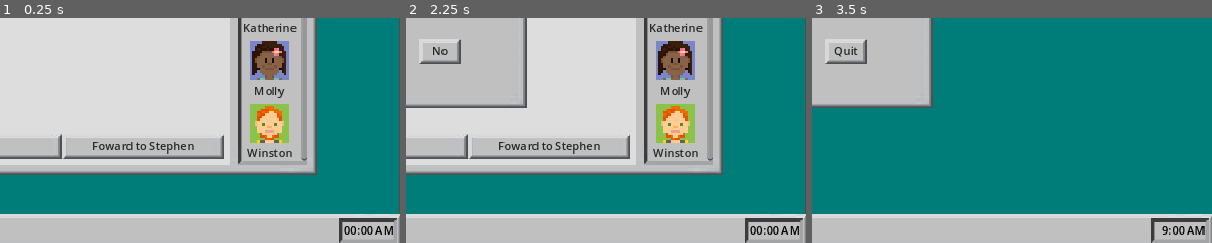
Above: before the commit, frames 1-3 (left to right).
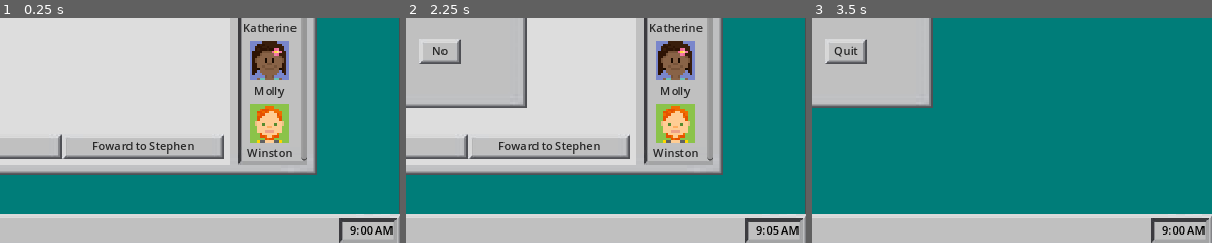
Above: after the commit, the same moments.

Repository: SeanGreeley/2025-Chillennium-Drury
Game: Godot game, scene res://scenes/GameMain.tscn
The game is run twice, just before and just after one commit, with the same random seed, the same clock (stepped at 60 frames per second) and the same inputs. The project has no main scene, so this scene is started directly.
Inputs (mouse positions are % of the whole screen's width and height, from its top left):
- Up to frame 1 (0.25 s): no input
- Up to frame 2 (2.25 s): click "Start" at 0.5 s; click "Start" at 1.25 s; click (88, 15) at 2 s
- Up to frame 3 (3.5 s): click "Yes" at 2.75 s
The pictures show only the part of the screen within x 50-100%, y 49-99%; the shares and areas given below are measured in that part.

The runs differ from the first frame. In frame 1, 0.2% of the frame differs, in the area x 86-99%, y 92-97%; in frame 2, 0.3%; in frame 3, nothing differs.

Commit message:
Clock Working!

Diff:
--- a/scenes/GameMain.tscn
+++ b/scenes/GameMain.tscn
@@ -6,6 +6,7 @@
 [ext_resource type="Texture2D" uid="uid://3yqug2ps3760" path="res://assets/pressed button.jpg" id="3_qwcms"]
 [ext_resource type="Script" path="res://scripts/emailButtons.gd" id="4_6in1u"]
 [ext_resource type="AudioStream" uid="uid://bdgrrhmrp0jvr" path="res://assets/sfx/deleteMail.mp3" id="5_cw3xm"]
+[ext_resource type="Script" path="res://scripts/clock.gd" id="5_peyfb"]
 [ext_resource type="Texture2D" uid="uid://dx4sd3ld6t3ea" path="res://assets/listContainer.jpg" id="5_xfkyb"]
 [ext_resource type="Script" path="res://scripts/warning.gd" id="6_2wsqm"]
 [ext_resource type="AudioStream" uid="uid://klwbm4jvgtpu" path="res://assets/sfx/forwardMail.mp3" id="6_xc3kq"]
@@ -222,8 +223,10 @@
 theme_override_styles/normal = SubResource("StyleBoxTexture_hfhxt")
 text = "00:00 AM"
 horizontal_alignment = 2
+script = ExtResource("5_peyfb")
 
 [node name="Warning" type="Panel" parent="."]
+process_mode = 3
 visible = false
 layout_mode = 0
 offset_left = 400.0
@@ -295,9 +298,14 @@
 [node name="ClickSound" type="AudioStreamPlayer2D" parent="Warning"]
 stream = ExtResource("7_bamp3")
 
+[node name="Timer" type="Timer" parent="."]
+wait_time = 2.0
+autostart = true
+
 [connection signal="pressed" from="Email/ColorRect/Button3" to="Warning" method="_on_button_pressed"]
 [connection signal="pressed" from="Email/DeleteButton" to="Email" method="_on_delete_button_pressed"]
 [connection signal="pressed" from="Email/ForwardButton" to="Email" method="_on_forward_button_pressed"]
 [connection signal="pressed" from="Panel3/Button" to="Warning" method="_on_button_pressed"]
 [connection signal="pressed" from="Warning/QuitButton" to="Warning" method="_on_button_pressed_inside"]
 [connection signal="pressed" from="Warning/ColorRect/Button3" to="Warning" method="_on_button_pressed_inside"]
+[connection signal="timeout" from="Timer" to="Panel3/Label" method="_on_timer_timeout"]
--- /dev/null
+++ b/scripts/clock.gd
@@ -0,0 +1,26 @@
+extends Label
+
+var currTime = 9
+var times = [10, 11, 12, 1, 2, 3, 4, 5]
+var noon = "AM"
+var timeloops = 0
+var pos = 0
+
+# Called when the node enters the scene tree for the first time.
+func _ready() -> void:
+	text = "%d:%02d AM" % [(currTime), (timeloops)]
+
+func _on_timer_timeout() -> void:
+	timeloops += 5
+	if (timeloops == 60):
+		timeloops = 0
+		currTime = times[pos]
+		pos += 1
+
+	if (currTime == 12):
+		noon = "PM"
+
+	if (currTime == 5):
+		get_tree().change_scene_to_file("res://scenes/ShiftReport.tscn")
+
+	text = "%d:%02d %s" % [(currTime), (timeloops), noon]
Not shown: 1 places in scenes/GameMain.tscn that only renumber resources
